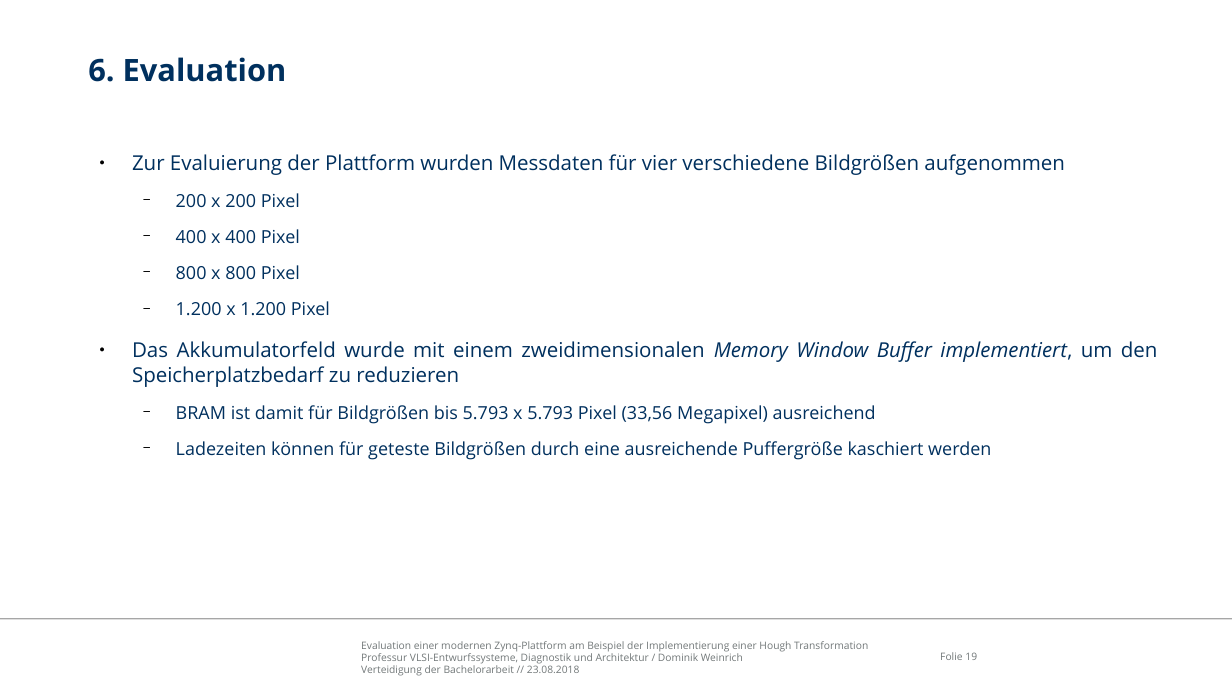
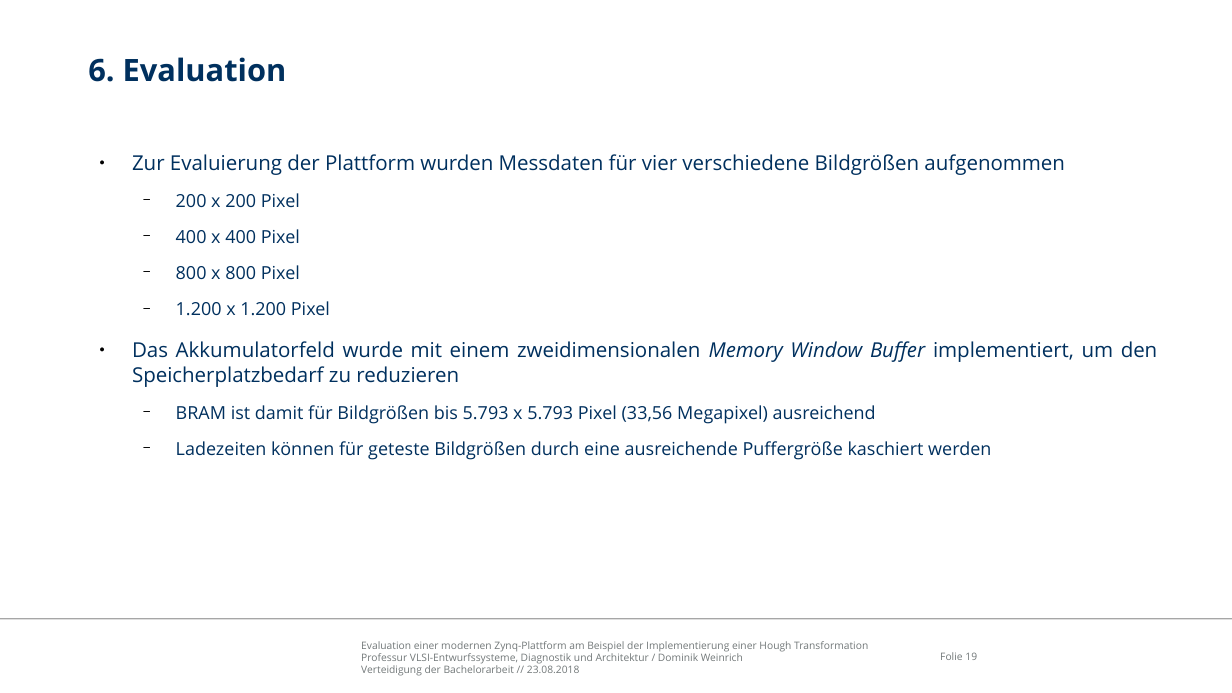
Before and after one commit to freeDom-/hough, a slide deck: slide 19 of Verteidigung/Verteidigung.odp. Drawn at 1232x693 pixels with LibreOffice and Linux fonts; fonts in the diff are those of the drawing; background and template pictures are left out. Boxes give left, top, right and bottom in pixels: in the first picture for what was removed or moved away, otherwise in the second. Text is boxed around its words. In the diff, an @@ line names an element or a change of style, - is before the commit and + after.

```diff
--- a/Verteidigung/Verteidigung.odp
+++ b/Verteidigung/Verteidigung.odp
@@ text at box(132, 341, 1158, 387): italic off in "implementiert," @@
```
Also in this commit, not shown: 3 other slides changed, 1 other file.
